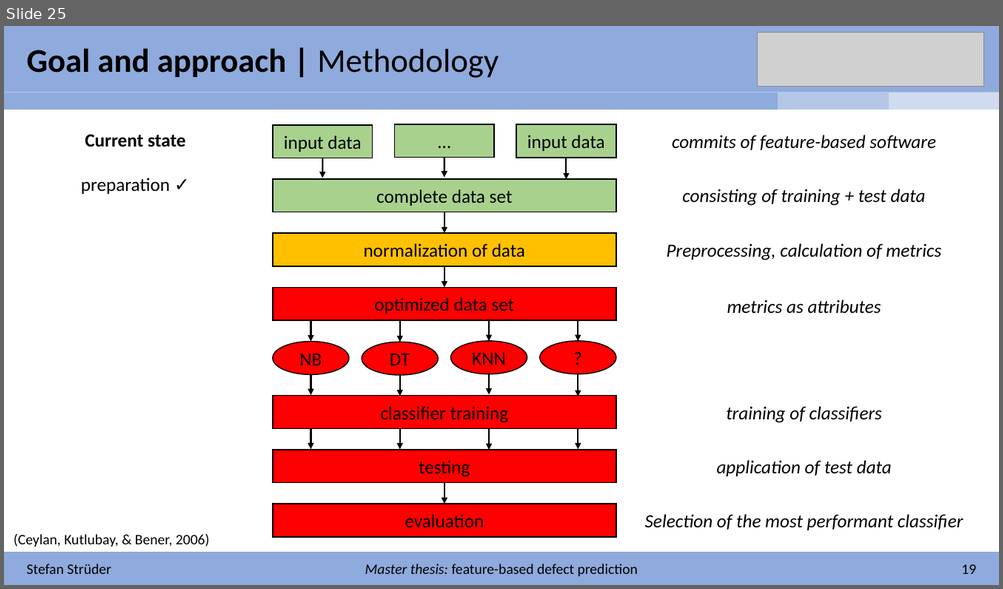
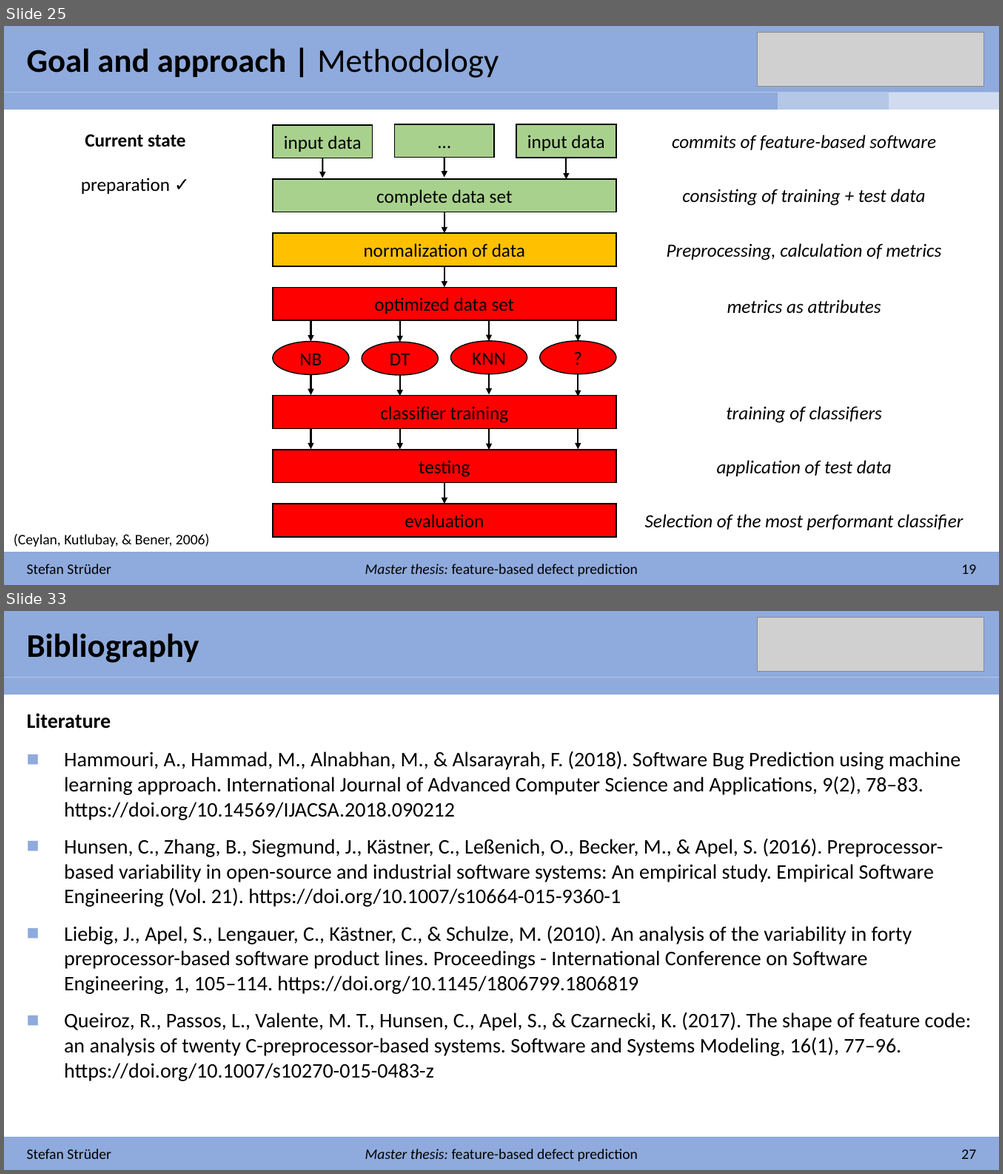
Before and after one commit to stefanstrueder/MA_Strueder, a slide deck: Einführungspräsentation/Introduction.pptx. Shown one above the other, each under a label of ours: slide 25 before the commit, slides 25 and 33 after it; the slides between them are not shown. The pictures are 1003x589 and 1003x1174 pixels, drawn with LibreOffice and Linux fonts; fonts in the diff are those of the drawing; grey boxes stand for pictures. Boxes give left, top, right and bottom in pixels: in the first picture for what was removed or moved away, otherwise in the second. Text is boxed around its words. In the diff, an @@ line names an element or a change of style, - is before the commit and + after.

```diff
--- a/Einführungspräsentation/Introduction.pptx
+++ b/Einführungspräsentation/Introduction.pptx
@@ slide 33 added at (4,611,999,1170), background #FFFFFF @@
@@ rectangle added at (4,611,999,678), fill #8FAADC @@
@@ picture added at (757,617,984,671) @@
@@ text added at (27,633,199,663), 32 pt, text #000000, bold @@
+Bibliography
@@ table added at (4,678,998,695), 1 rows, 3 columns @@
+ |  | 
@@ text added at (27,713,111,729), 20 pt, text #000000, bold @@
+Literature
@@ text added at (64,751,971,1082), 20 pt, text #000000 @@
+■ Hammouri, A., Hammad, M., Alnabhan, M., & Alsarayrah, F. (2018). Software Bug Prediction using machine learning approach. International Journal of Advanced Computer Science and Applications, 9(2), 78–83. https://doi.org/10.14569/IJACSA.2018.090212
+■ Hunsen, C., Zhang, B., Siegmund, J., Kästner, C., Leßenich, O., Becker, M., & Apel, S. (2016). Preprocessor-based variability in open-source and industrial software systems: An empirical study. Empirical Software Engineering (Vol. 21). https://doi.org/10.1007/s10664-015-9360-1
+■ Liebig, J., Apel, S., Lengauer, C., Kästner, C., & Schulze, M. (2010). An analysis of the variability in forty preprocessor-based software product lines. Proceedings - International Conference on Software Engineering, 1, 105–114. https://doi.org/10.1145/1806799.1806819
+■ Queiroz, R., Passos, L., Valente, M. T., Hunsen, C., Apel, S., & Czarnecki, K. (2017). The shape of feature code: an analysis of twenty C-preprocessor-based systems. Software and Systems Modeling, 16(1), 77–96. https://doi.org/10.1007/s10270-015-0483-z
@@ rectangle added at (4,1138,999,1170), fill #8FAADC @@
@@ text added at (27,1149,111,1159), 14 pt, text #000000 @@
+Stefan Strüder
@@ text added at (365,1149,637,1162), 14 pt, text #000000 @@
+Master thesis: feature-based defect prediction
@@ text added at (961,1150,976,1159), 14 pt, text #000000 @@
+27
```
Also in this commit, not shown: 8 slides changed, 2 other slides added, 1 other file.
